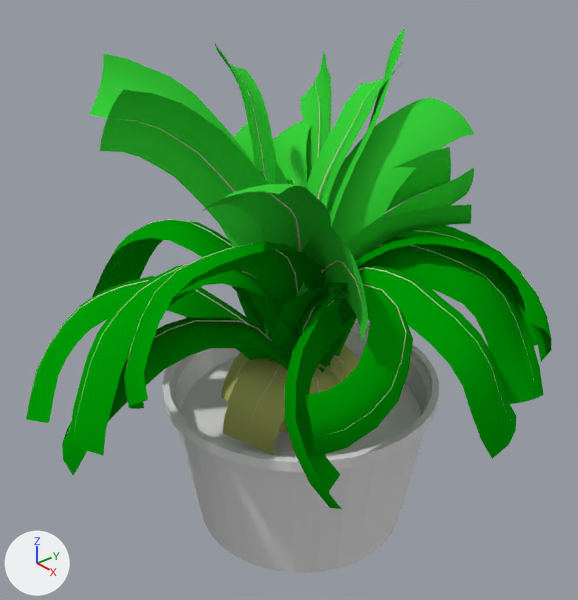
Renders of the Blender file PSMG_SS_2015_VGHS/Assets/3D/DiningRoom/potted-plant.blend from each side of a commit.
The view is the same before and after, from a 50 mm lens placed at (1.768, -1.577, 1.557), pointed at (-0.049, -0.011, 0.35). Every picture has the same lights, and +X, +Y and +Z are marked at lower left.

In view in the first picture: 'Erde', 'Topf', 'plant_pmat2.001', 'plant_pmat3.001', 'plant_pmat5.001', 'plant_pmat7'.
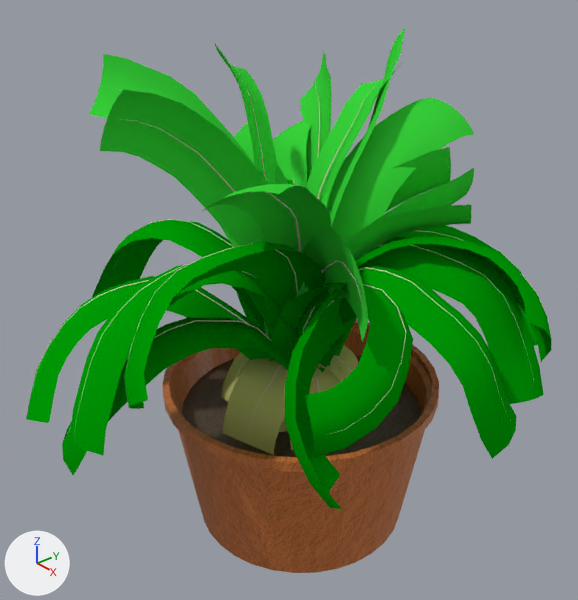
Location of each change, (x1, y1, x2, y2) in pixels of the pictures (578 x 600 px):
'Topf', recoloured (grey to brown)
    both: (162, 319, 439, 573)
'Erde', recoloured (grey to brown)
    both: (182, 355, 421, 457)

The change, as a diff of the scene's bpy script:
```diff
--- a/PSMG_SS_2015_VGHS/Assets/3D/DiningRoom/potted-plant.blend.py
+++ b/PSMG_SS_2015_VGHS/Assets/3D/DiningRoom/potted-plant.blend.py
@@ img_potted_plant_jpg @@
+img_potted_plant_jpg = load_image('potted_plant.jpg', 'textures/potted_plant.jpg', 480, 480, 'sRGB')
@@ img_potted_plant2_jpg @@
+img_potted_plant2_jpg = load_image('potted_plant2.jpg', 'textures/potted_plant2.jpg', 480, 480, 'sRGB')
@@ mat_potted_plant_jpg @@
+mat_potted_plant_jpg = principled_material('potted_plant.jpg')
+mat_potted_plant_jpg.texture = img_potted_plant_jpg
@@ mat_potted_plant2_jpg @@
+mat_potted_plant2_jpg = principled_material('potted_plant2.jpg')
+mat_potted_plant2_jpg.texture = img_potted_plant2_jpg
@@ me_circle_001 @@
 me_circle_001.from_pydata(...)  # 32 vertices, 1 face; spans x -1.0..1.0, y -1.0..1.0, z 0.0
+me_circle_001.materials.append(mat_potted_plant2_jpg)  # picture img_potted_plant2_jpg
@@ me_circle @@
 me_circle.from_pydata(...)  # 128 vertices, 97 faces; spans x -1.0..1.0, y -1.0..1.0, z -1.16..0.0
+me_circle.materials.append(mat_potted_plant_jpg)  # picture img_potted_plant_jpg
```
